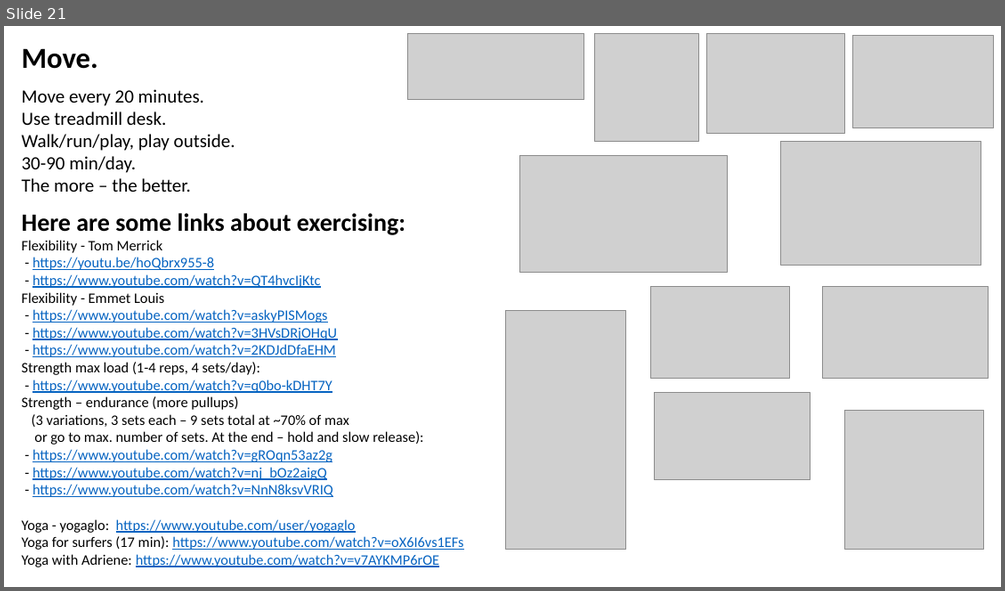
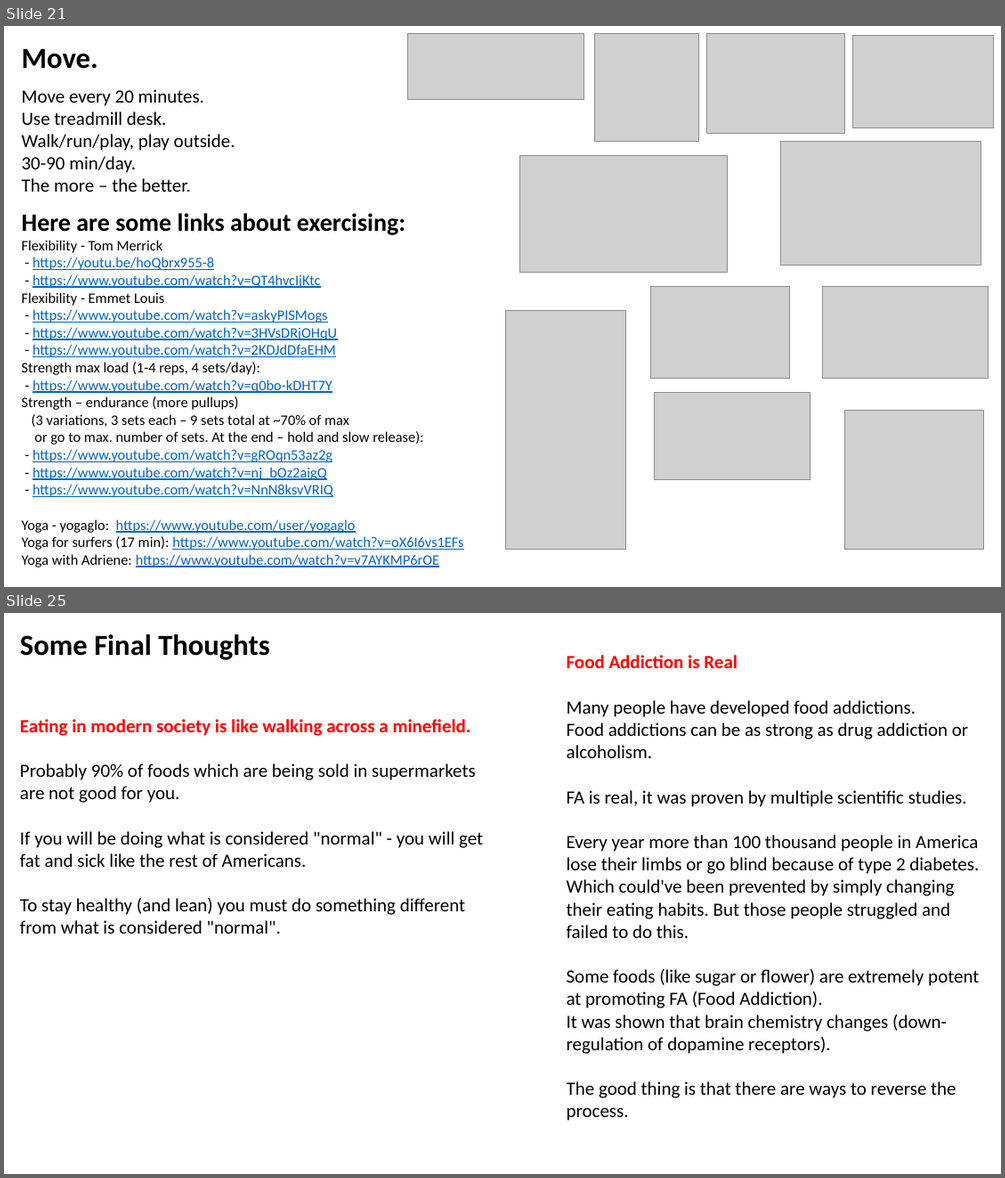
Before and after one commit to lselector/misc, a slide deck: _Life_Lose_Weight.pptx. Shown one above the other, each under a label of ours: slide 21 before the commit, slides 21 and 25 after it; the slides between them are not shown. The pictures are 1005x591 and 1005x1178 pixels, drawn with LibreOffice and Linux fonts; fonts in the diff are those of the drawing; grey boxes stand for pictures. Boxes give left, top, right and bottom in pixels: in the first picture for what was removed or moved away, otherwise in the second. Text is boxed around its words. In the diff, an @@ line names an element or a change of style, - is before the commit and + after.

```diff
--- a/_Life_Lose_Weight.pptx
+++ b/_Life_Lose_Weight.pptx
@@ slide 25 added at [4, 613, 1001, 1174], background #FFFFFF @@
@@ text added at [20, 634, 270, 660], 28 pt, text #000000, bold @@
+Some Final Thoughts
@@ text added at [566, 655, 979, 1120], 18 pt, text #000000 @@
+Food Addiction is Real
+Many people have developed food addictions.
+Food addictions can be as strong as drug addiction or alcoholism.
+FA is real, it was proven by multiple scientific studies.
+Every year more than 100 thousand people in America lose their limbs or go blind because of type 2 diabetes. Which could've been prevented by simply changing their eating habits. But those people struggled and failed to do this.
+Some foods (like sugar or flower) are extremely potent at promoting FA (Food Addiction).
+It was shown that brain chemistry changes (down-regulation of dopamine receptors).
+The good thing is that there are ways to reverse the process.
@@ text added at [20, 719, 483, 933], 18 pt, text #000000 @@
+Eating in modern society is like walking across a minefield.
+Probably 90% of foods which are being sold in supermarkets are not good for you.
+If you will be doing what is considered "normal" - you will get fat and sick like the rest of Americans.
+To stay healthy (and lean) you must do something different from what is considered "normal".
```
Also in this commit, not shown: 1 slide changed, 3 other slides added.
